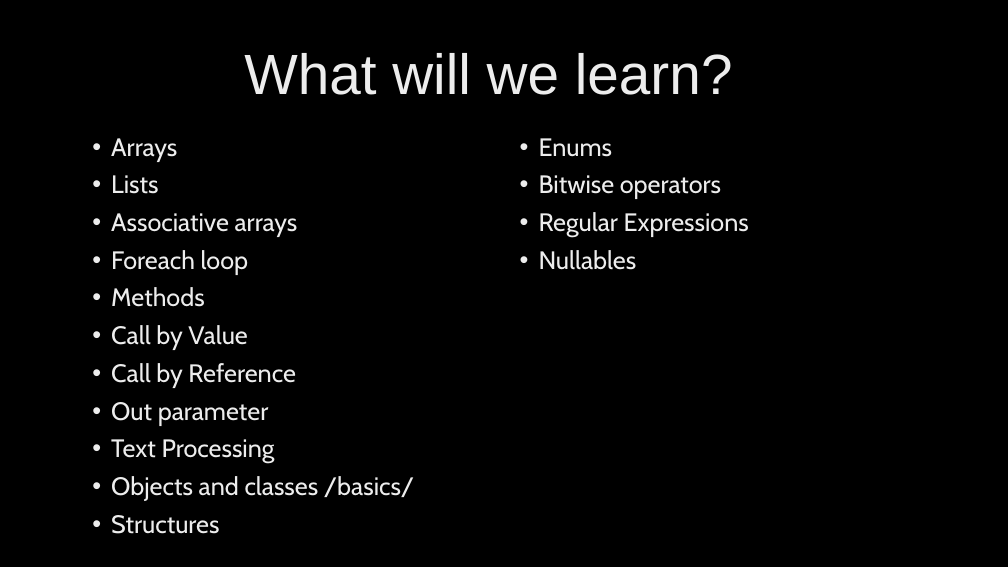
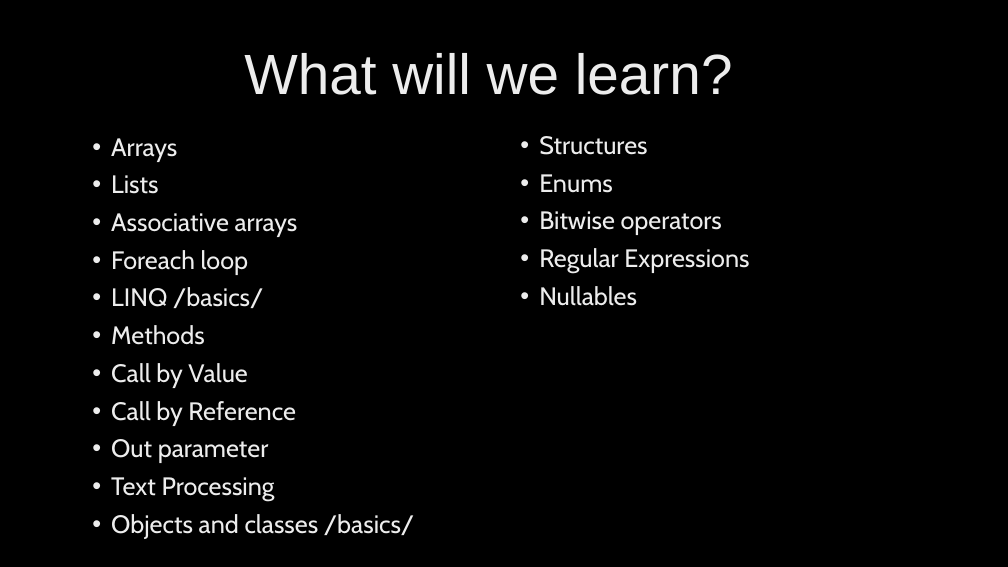
Before and after one commit to velizar92/CSharp-Programming-Presentations, a slide deck: slide 2 of C# Intermediate.pptx. Drawn at 1008x567 pixels with LibreOffice and Linux fonts; fonts in the diff are those of the drawing; background and template pictures are left out. Boxes give left, top, right and bottom in pixels: in the first picture for what was removed or moved away, otherwise in the second. Text is boxed around its words. In the diff, an @@ line names an element or a change of style, - is before the commit and + after.

Commit message:
Change in the content slide

```diff
--- a/C# Intermediate.pptx
+++ b/C# Intermediate.pptx
@@ text at box(539, 136, 647, 155): paragraph added @@
+• Structures
@@ text at box(111, 287, 264, 308): paragraph added @@
+• LINQ /basics/
@@ text at box(111, 515, 219, 534): paragraph removed @@
-• Structures
```
